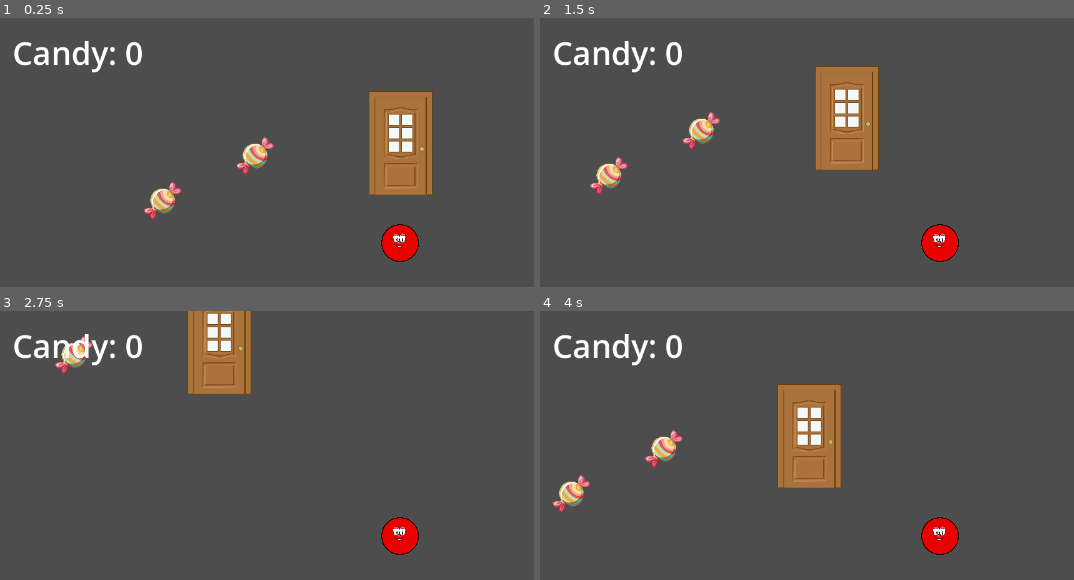
Above: before the commit, frames 1-4 (two rows, left to right).
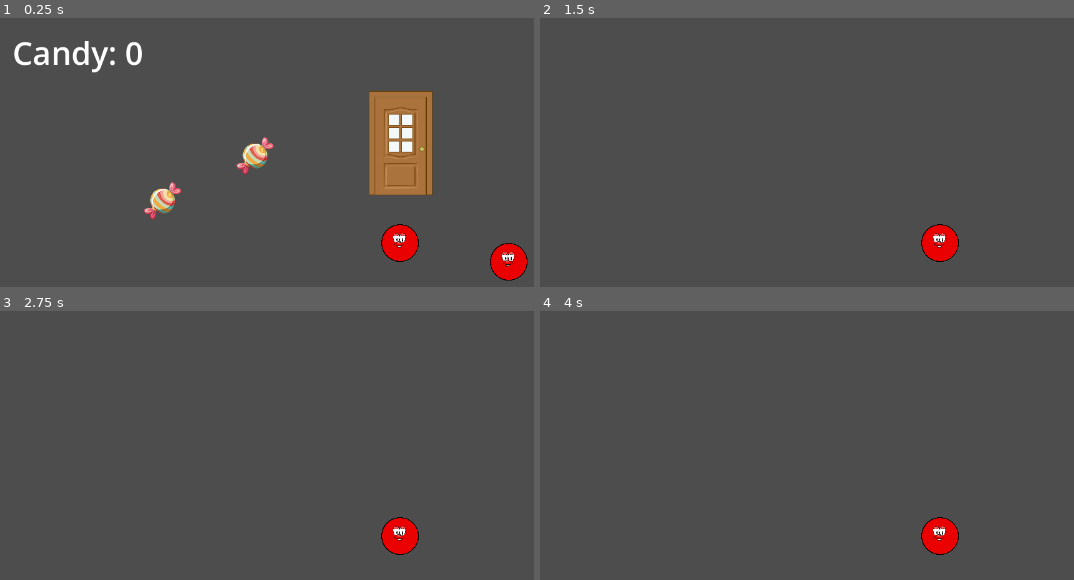
Above: after the commit, the same moments.

Repository: ariestantodion/masks-jam-86
Game: Godot game, scene res://scenes/Main.tscn
Same seed, same stepped clock (60 frames per second), same inputs: the game is played once before the commit and once after it. This scene is started directly instead of the project's main scene.
Inputs:
- Up to frame 1 (0.25 s): no input
- Up to frame 2 (1.5 s): tap Enter at 0.5 s; hold Right (ui_right) 0.53-1.28 s; tap E (Interact, bound only after the commit) at 0.6, 1.35 s; hold Down (ui_down) from 1.28 s (still down)
- Up to frame 3 (2.75 s): release Down (ui_down) at 2.03 s; hold Right (ui_right) from 2.03 s (still down); tap E (Interact, bound only after the commit) at 2.1 s
- Up to frame 4 (4 s): release Right (ui_right) at 2.78 s; hold Up (ui_up) 2.78-3.53 s; tap E (Interact, bound only after the commit) at 2.85, 3.6 s; hold Left (ui_left) from 3.53 s (still down)

The runs differ from the first frame. In frame 1, 0.8% of the frame differs, in the area x 91-99%, y 83-98%; in frame 2, 6.4%, in the area x 2-64%, y 8-66%; in frame 3, 4.9%; in frame 4, 6.4%.

Commit message:
Door to House

Diff:
--- a/project.godot
+++ b/project.godot
@@ -55,3 +55,8 @@
 , Object(InputEventKey,"resource_local_to_scene":false,"resource_name":"","device":-1,"window_id":0,"alt_pressed":false …(183 unchanged characters)…
 ]
 }
+Interact={
+"deadzone": 0.2,
+"events": [Object(InputEventKey,"resource_local_to_scene":false,"resource_name":"","device":-1,"window_id":0,"alt_pressed":false,"shift_pressed":false,"ctrl_pressed":false,"meta_pressed":false,"pressed":false,"keycode":0,"physical_keycode":69,"key_label":0,"unicode":101,"location":0,"echo":false,"script":null)
+]
+}
--- a/scenes/Door.tscn
+++ b/scenes/Door.tscn
@@ -1,10 +1,12 @@
-[gd_scene load_steps=4 format=3 uid="uid://c4rg7pvvp2wv1"]
+[gd_scene load_steps=5 format=3 uid="uid://c4rg7pvvp2wv1"]
 
 [ext_resource type="Script" uid="uid://dty4hoyoqjdex" path="res://scripts/Door.gd" id="1_eyv6f"]
 [ext_resource type="Texture2D" uid="uid://g8ci4jb4scaq" path="res://art/door.png" id="1_yfgsh"]
+[ext_resource type="PackedScene" uid="uid://bjy7ad5rmfr4s" path="res://scenes/Player.tscn" id="3_mg2as"]
 
-[sub_resource type="RectangleShape2D" id="RectangleShape2D_eyv6f"]
-size = Vector2(500, 820)
+[sub_resource type="CapsuleShape2D" id="CapsuleShape2D_eyv6f"]
+radius = 385.0
+height = 1080.0
 
 [node name="Door" type="Area2D"]
 script = ExtResource("1_eyv6f")
@@ -14,8 +16,12 @@
 texture = ExtResource("1_yfgsh")
 
 [node name="CollisionShape2D" type="CollisionShape2D" parent="."]
-position = Vector2(-5.72204e-06, 0)
+position = Vector2(1, 60)
 scale = Vector2(0.2, 0.2)
-shape = SubResource("RectangleShape2D_eyv6f")
+shape = SubResource("CapsuleShape2D_eyv6f")
 
-[connection signal="body_entered" from="." to="." method="_on_Door_body_entered"]
+[node name="Player" parent="." instance=ExtResource("3_mg2as")]
+position = Vector2(173, 190)
+
+[connection signal="body_entered" from="." to="." method="_on_body_entered"]
+[connection signal="body_exited" from="." to="." method="_on_body_exited"]
--- /dev/null
+++ b/scenes/House1.tscn
@@ -0,0 +1,8 @@
+[gd_scene load_steps=2 format=3 uid="uid://b1srb3iitrmq7"]
+
+[ext_resource type="PackedScene" uid="uid://bjy7ad5rmfr4s" path="res://scenes/Player.tscn" id="1_dlj2c"]
+
+[node name="Node2D" type="Node2D"]
+
+[node name="Player" parent="." instance=ExtResource("1_dlj2c")]
+position = Vector2(610, 246)
--- a/scenes/Main.tscn
+++ b/scenes/Main.tscn
@@ -22,5 +22,3 @@
 
 [node name="Candy" parent="." instance=ExtResource("5_vcsgt")]
 position = Vector2(-233, -141)
-
-[connection signal="door_knocked" from="Door" to="." method="_on_Door_door_knocked"]
--- a/scripts/Door.gd
+++ b/scripts/Door.gd
@@ -1,8 +1,25 @@
-#Door.gd
+##Door.gd
 extends Area2D
+#
+#signal door_knocked
+#
+#func _on_Door_body_entered(body):
+	#if body.name == "Player":
+		#emit_signal("door_knocked")
+		#
+#Track whether the player is close enough to interact
+var player_nearby: bool = false
 
-signal door_knocked
+func _on_body_entered(body):
+	if body.name == "Player":
+		player_nearby = true
 
-func _on_Door_body_entered(body):
+func _on_body_exited(body):
 	if body.name == "Player":
-		emit_signal("door_knocked")
+		player_nearby = false
+
+func _process(delta):
+	# Check if the player is nearby AND presses the interact key ("E")
+	if player_nearby and Input.is_action_just_pressed("Interact"):
+		get_tree().change_scene_to_file("res://scenes/House1.tscn")
+		print("Poop")
